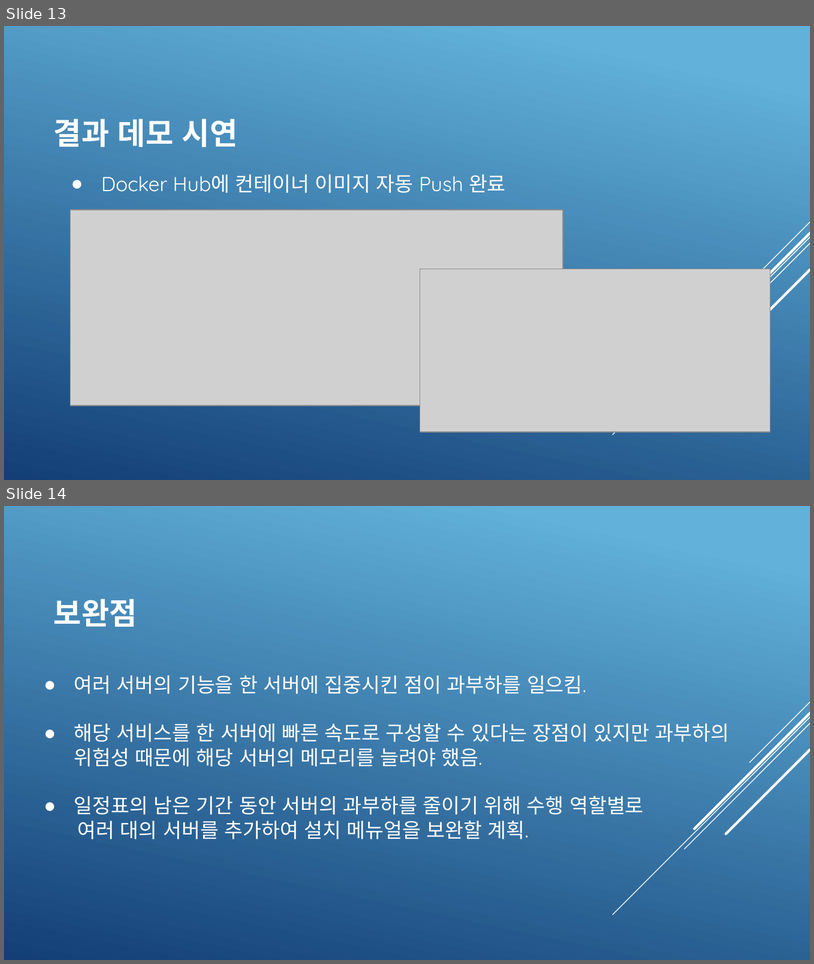
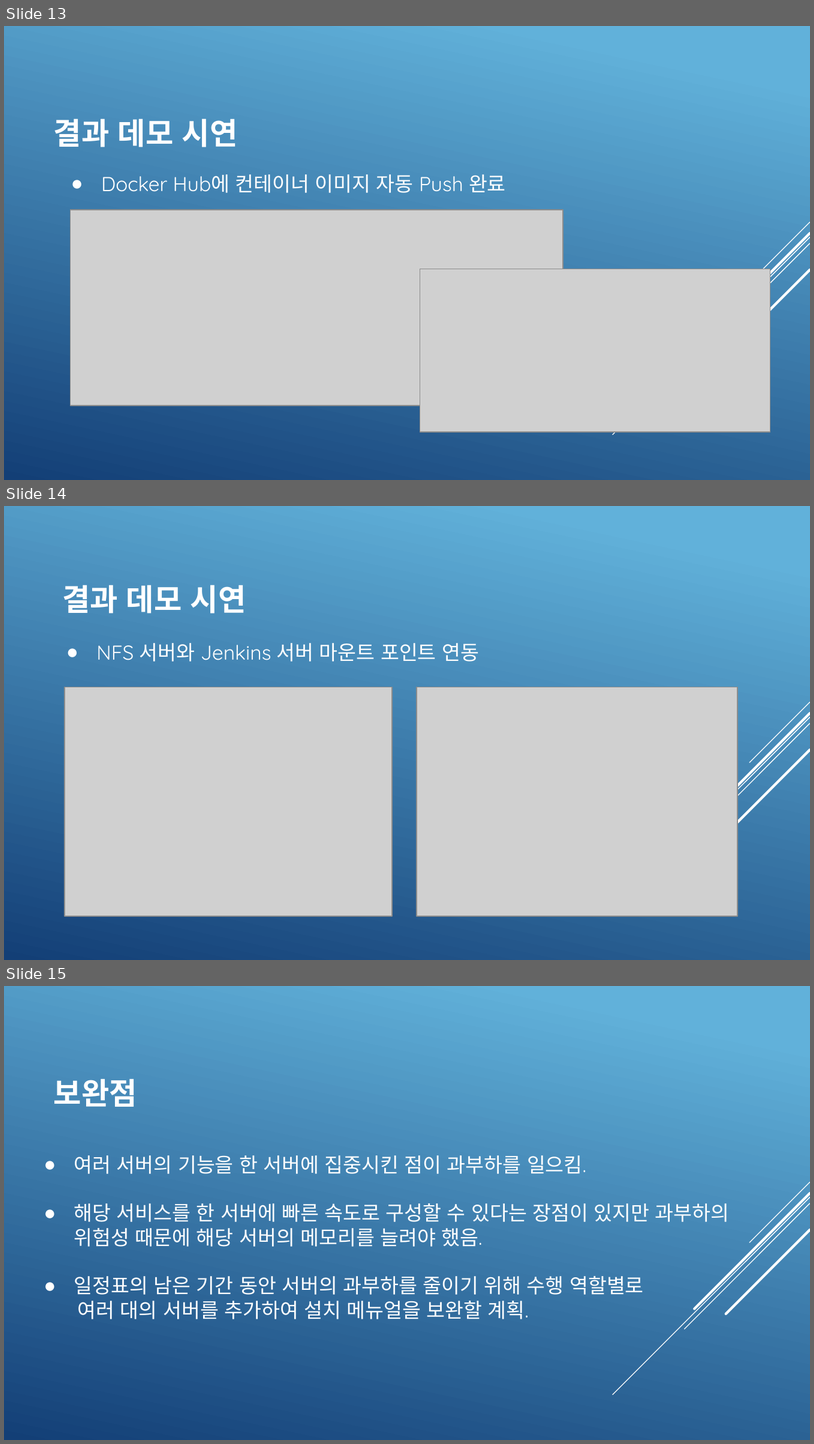
Before and after one commit to KimJeongHoon190/First_Project, a slide deck: 제출자료/최종 발표 프레젠테이션(김정훈).pptx. Shown one above the other, each under a label of ours: slides 13 and 14 before the commit, slides 13, 14 and 15 after it. The pictures are 814x964 and 814x1444 pixels, drawn with LibreOffice and Linux fonts; fonts in the diff are those of the drawing; grey boxes stand for pictures. Boxes give left, top, right and bottom in pixels: in the first picture for what was removed or moved away, otherwise in the second. Text is boxed around its words. In the diff, an @@ line names an element or a change of style, - is before the commit and + after.

Commit message:
gg

```diff
--- a/제출자료/최종 발표 프레젠테이션(김정훈).pptx
+++ b/제출자료/최종 발표 프레젠테이션(김정훈).pptx
@@ slide 14 added at (4, 506, 810, 960), background gradient #62B1DA to #134077; not listed: 5 template elements that a slide beside it also shows @@
@@ title added at (62, 585, 246, 613), 27 pt, text #FFFFFF, bold @@
+결과 데모 시연
@@ text added at (96, 643, 479, 661), 18 pt, text #FFFFFF @@
+● NFS 서버와 Jenkins 서버 마운트 포인트 연동
@@ picture added at (65, 687, 392, 916) @@
@@ picture added at (417, 687, 738, 916) @@
@@ what was slide 14 is now slide 15 @@
```
